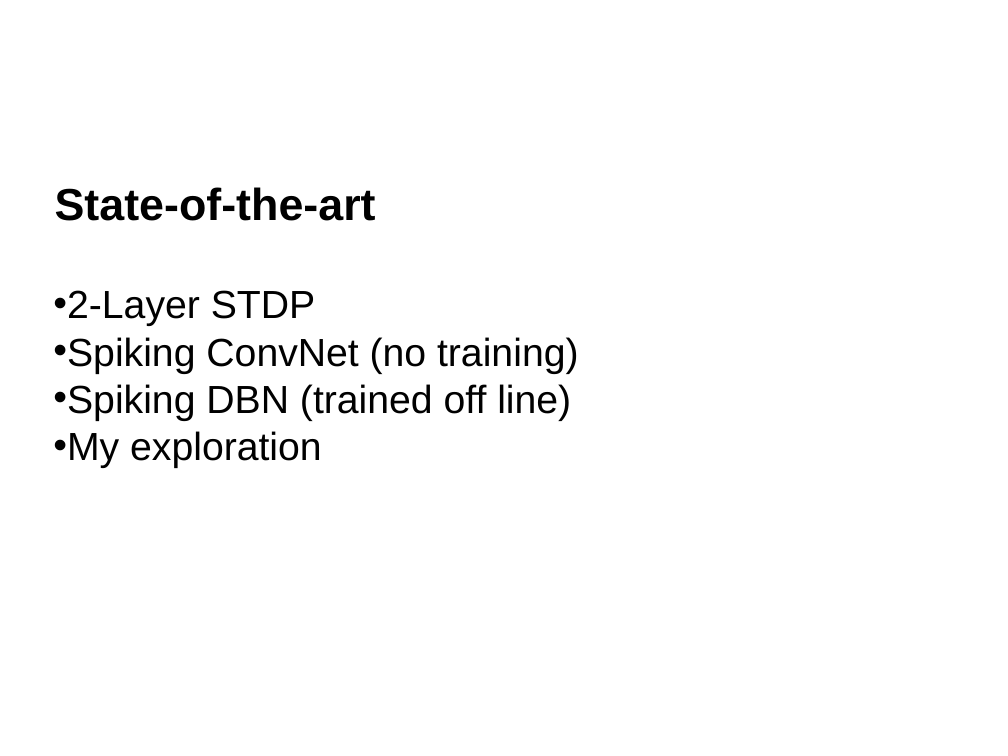
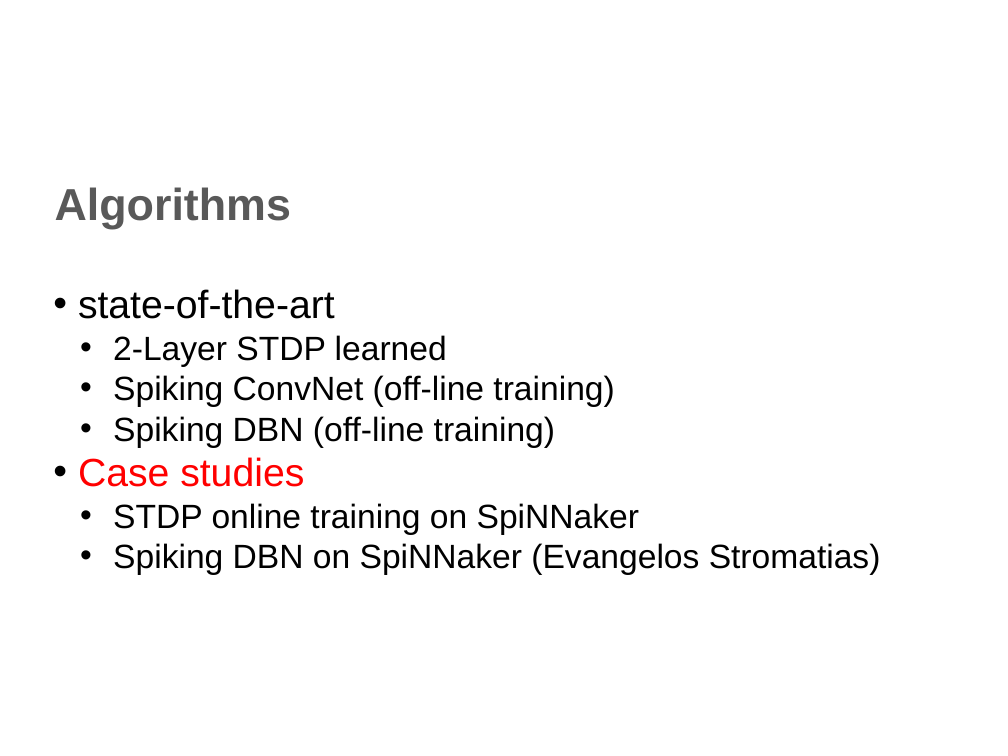
Before and after one commit to qian-liu/2nd_year_short_report, a slide deck: slide 8 of 2nd_year_int.pptx (slide 3 before the commit). Drawn at 1008x756 pixels with LibreOffice and Linux fonts; fonts in the diff are those of the drawing; background and template pictures are left out. Boxes give left, top, right and bottom in pixels: in the first picture for what was removed or moved away, otherwise in the second. Text is boxed around its words. In the diff, an @@ line names an element or a change of style, - is before the commit and + after.

Commit message:
ppt update

```diff
--- a/2nd_year_int.pptx
+++ b/2nd_year_int.pptx
@@ text at box(55, 187, 291, 229): text changed; text colour #000000 to #595959 @@
-State-of-the-art
+Algorithms
@@ text at box(78, 289, 881, 575): text changed; size 28 to 24 pt @@
-• 2-Layer STDP
-• Spiking ConvNet (no training)
-• Spiking DBN (trained off line)
-• My exploration
+• state-of-the-art
+  • 2-Layer STDP learned
+  • Spiking ConvNet (off-line training)
+  • Spiking DBN (off-line training)
+• Case studies
+  • STDP online training on SpiNNaker
+  • Spiking DBN on SpiNNaker (Evangelos Stromatias)
```
Also in this commit, not shown: 2 other slides changed, 8 slides added, 7 slides removed, 4 other files.
